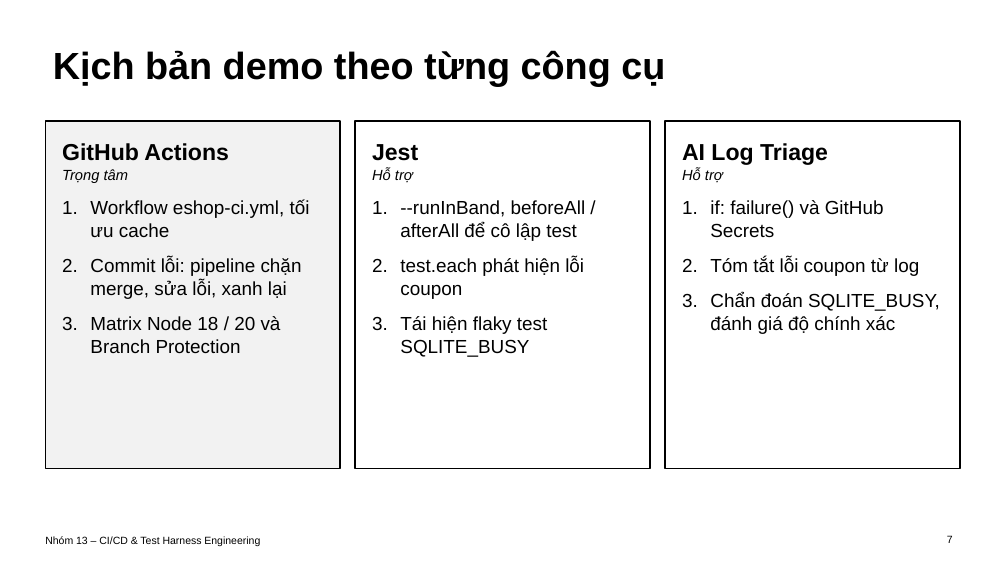
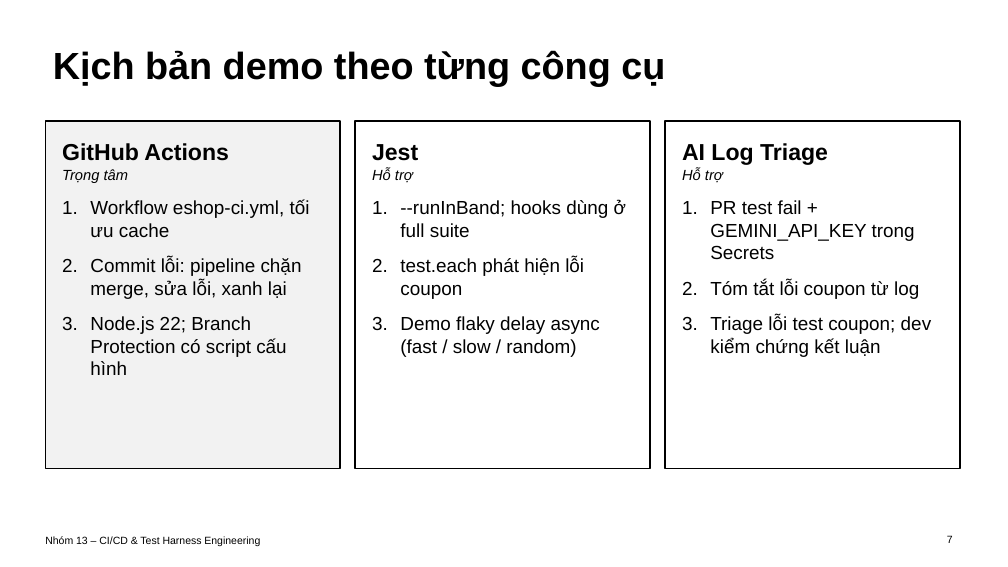
Before and after one commit to SoftwareTesting-Group13/eshop-sut-seminar, a slide deck: slide 7 of docs/seminar_slide.pptx. Drawn at 1008x567 pixels with LibreOffice and Linux fonts; fonts in the diff are those of the drawing. Boxes give left, top, right and bottom in pixels: in the first picture for what was removed or moved away, otherwise in the second. Text is boxed around its words. In the diff, an @@ line names an element or a change of style, - is before the commit and + after.

Commit message:
docs: update seminar slide and evidence after Consistency Cross-Check

```diff
--- a/docs/seminar_slide.pptx
+++ b/docs/seminar_slide.pptx
@@ text in rectangle at box(400, 199, 626, 238): text changed @@
-1. --runInBand, beforeAll / afterAll để cô lập test
+1. --runInBand; hooks dùng ở full suite
@@ text in rectangle at box(710, 200, 915, 260): text changed @@
-1. if: failure() và GitHub Secrets
+1. PR test fail + GEMINI_API_KEY trong Secrets
@@ text in rectangle at box(90, 316, 286, 375): text changed @@
-3. Matrix Node 18 / 20 và Branch Protection
+3. Node.js 22; Branch Protection có script cấu hình
@@ text in rectangle at box(400, 316, 600, 357): text changed @@
-3. Tái hiện flaky test SQLITE_BUSY
+3. Demo flaky delay async (fast / slow / random)
@@ text in rectangle at box(710, 315, 931, 357): text changed @@
-3. Chẩn đoán SQLITE_BUSY, đánh giá độ chính xác
+3. Triage lỗi test coupon; dev kiểm chứng kết luận
```
Also in this commit, not shown: 10 other slides changed, 3 other files.
